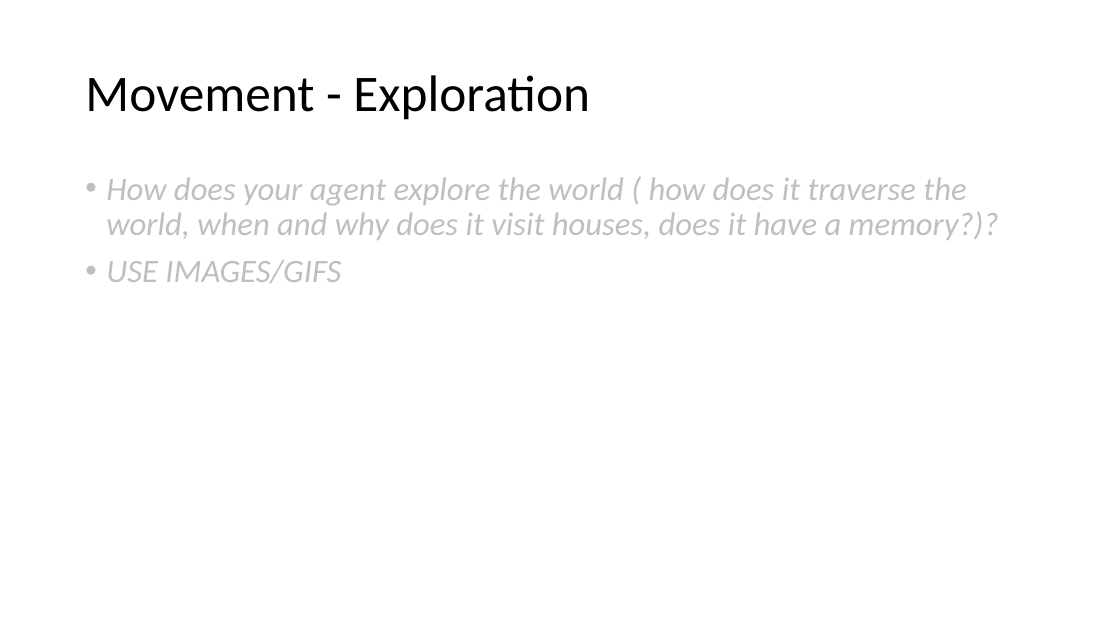
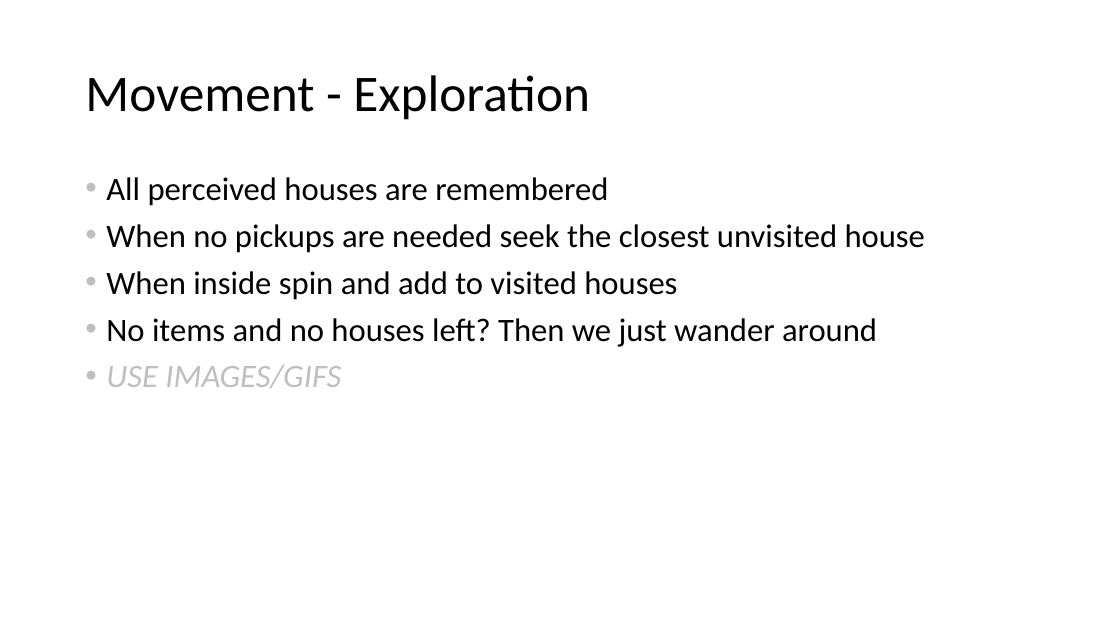
Before and after one commit to DAE-GD-2025-2026/gameai-zombie-BauwenDR, a slide deck: slide 6 of GPP_ZombieAI_DeRonBauwen_2DAE19.pptx. Drawn at 1120x630 pixels with LibreOffice and Linux fonts; fonts in the diff are those of the drawing. Boxes give left, top, right and bottom in pixels: in the first picture for what was removed or moved away, otherwise in the second. Text is boxed around its words. In the diff, an @@ line names an element or a change of style, - is before the commit and + after.

```diff
--- a/GPP_ZombieAI_DeRonBauwen_2DAE19.pptx
+++ b/GPP_ZombieAI_DeRonBauwen_2DAE19.pptx
@@ text at bbox=[106, 177, 925, 347]: text changed; text colour #BFBFBF to #000000; italic off @@
-• How does your agent explore the world ( how does it traverse the world, when and why does it visit houses, does it have a memory?)?
+• All perceived houses are remembered
+• When no pickups are needed seek the closest unvisited house
+• When inside spin and add to visited houses
+• No items and no houses left? Then we just wander around
```
Also in this commit, not shown: 3 other slides changed, 1 other file.
